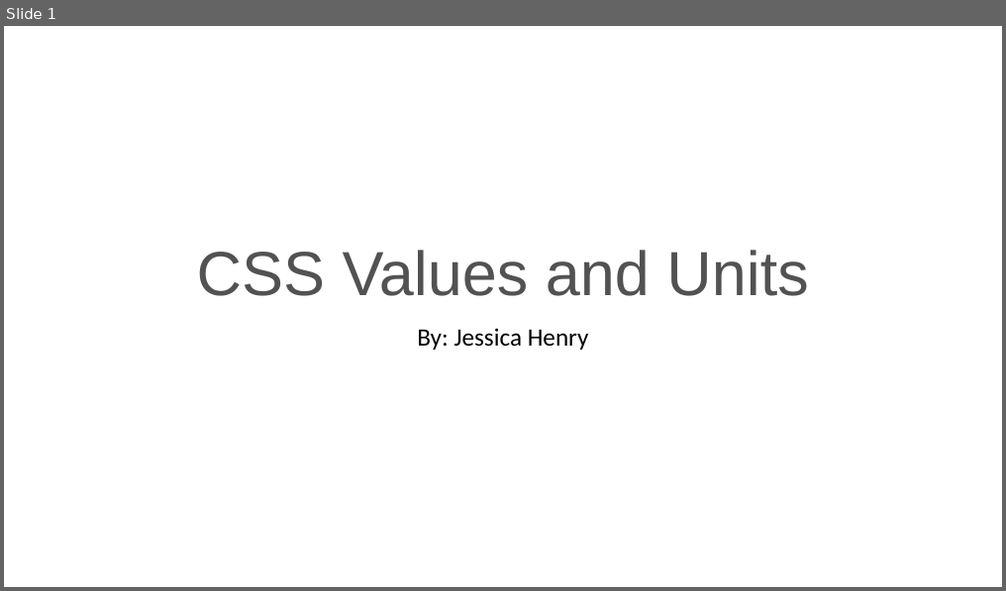
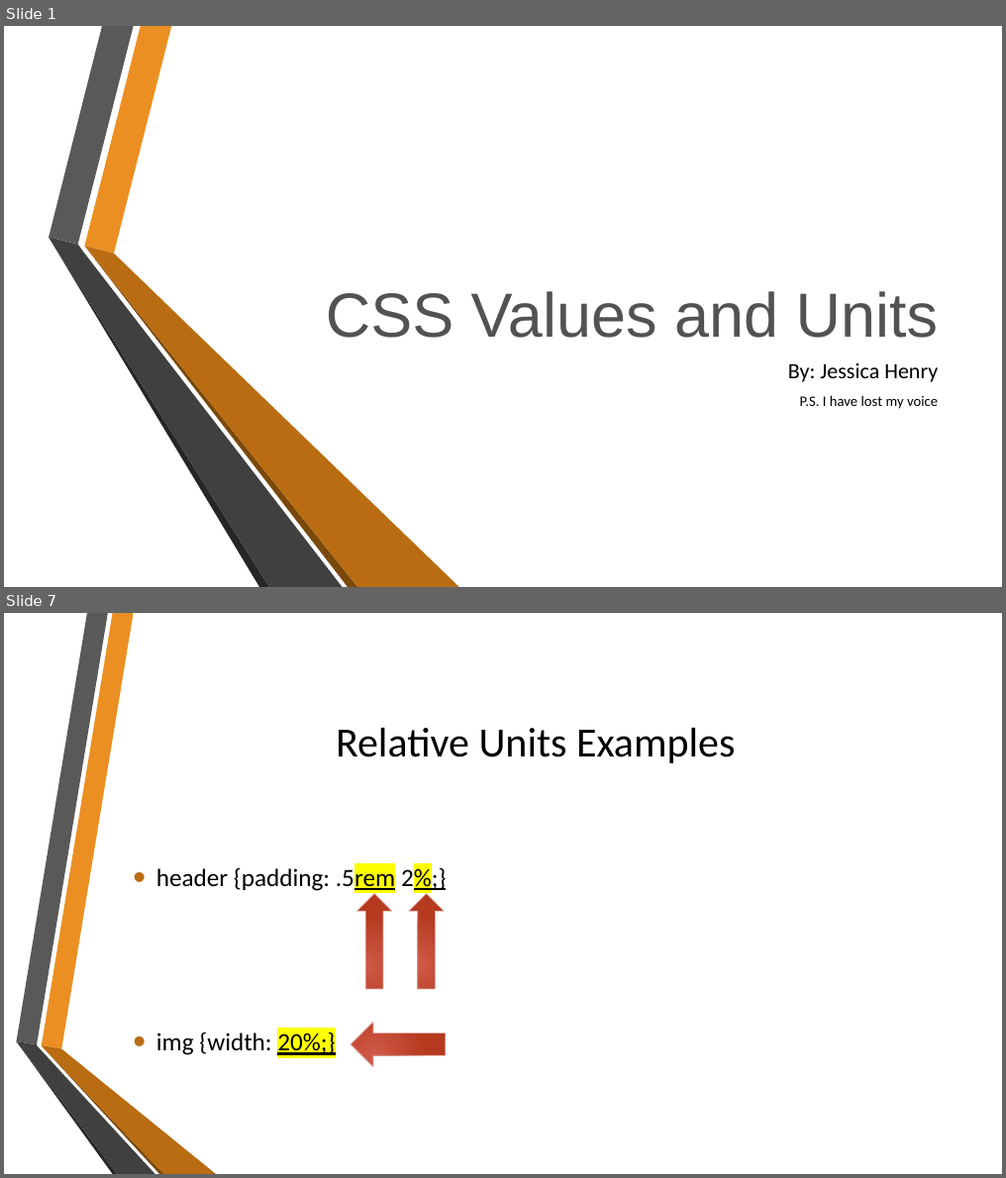
Before and after one commit to JHenry07/wdd230, a slide deck: CSS Values and Units.pptx. Shown one above the other, each under a label of ours: slide 1 before the commit, slides 1 and 7 after it; the slides between them are not shown. The pictures are 1006x591 and 1006x1178 pixels, drawn with LibreOffice and Linux fonts; fonts in the diff are those of the drawing; background and template pictures are left out. Boxes give left, top, right and bottom in pixels: in the first picture for what was removed or moved away, otherwise in the second. Text is boxed around its words. In the diff, an @@ line names an element or a change of style, - is before the commit and + after.

```diff
--- a/CSS Values and Units.pptx
+++ b/CSS Values and Units.pptx
@@ slide 7 added at bbox=[4, 613, 1002, 1174], background picture (left out) @@
@@ title added at bbox=[336, 728, 735, 763], 40 pt, text #000000 @@
+Relative Units Examples
@@ text added at bbox=[156, 866, 446, 1056], 24 pt, text #000000 @@
+• header {padding: .5rem 2%;}
+• img {width: 20%;}
@@ up arrow added at bbox=[356, 894, 392, 989], fill gradient #D05A4A to #B63B1F, outline #E3B0AC 0.75 pt @@
@@ up arrow added at bbox=[409, 894, 445, 989], fill gradient #D05A4A to #B63B1F, outline #E3B0AC 0.75 pt @@
@@ left arrow added at bbox=[350, 1022, 446, 1066], fill gradient #D05A4A to #B63B1F, outline #E3B0AC 0.75 pt @@
@@ group added at bbox=[16, 613, 216, 1174]: 6 freeform shapes @@
@@ slide 1 changed as well @@
@@ title "CSS Values and Units": place and size @@
-title "CSS Values and Units" at bbox=[197, 250, 808, 296]
+title "CSS Values and Units" at bbox=[326, 291, 938, 338]
@@ title "CSS Values and Units" at bbox=[326, 291, 938, 338]: alignment centre to right; line spacing 0.9 to 1 @@
@@ group added at bbox=[49, 26, 460, 587]: 6 freeform shapes @@
@@ subtitle "By: Jessica Henry": place and size @@
-subtitle "By: Jessica Henry" at bbox=[417, 328, 589, 350]
+subtitle "By: Jessica Henry" at bbox=[788, 364, 938, 409]
@@ subtitle at bbox=[788, 364, 938, 382]: size 24 to 21 pt in "By: Jessica Henry"; alignment centre to right; line spacing 0.9 to 1 @@
@@ subtitle at bbox=[800, 395, 938, 409]: paragraph added @@
+P.S. I have lost my voice
```
Also in this commit, not shown: 5 other slides added, 3 slides removed, 4 other files.
